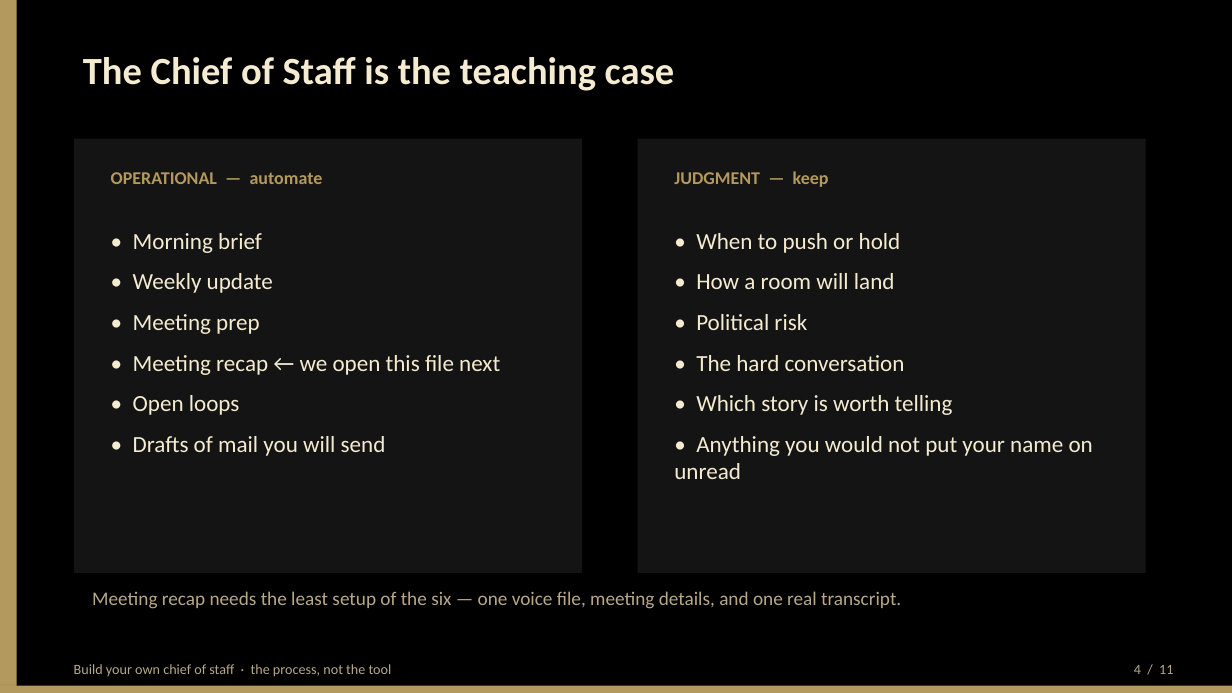
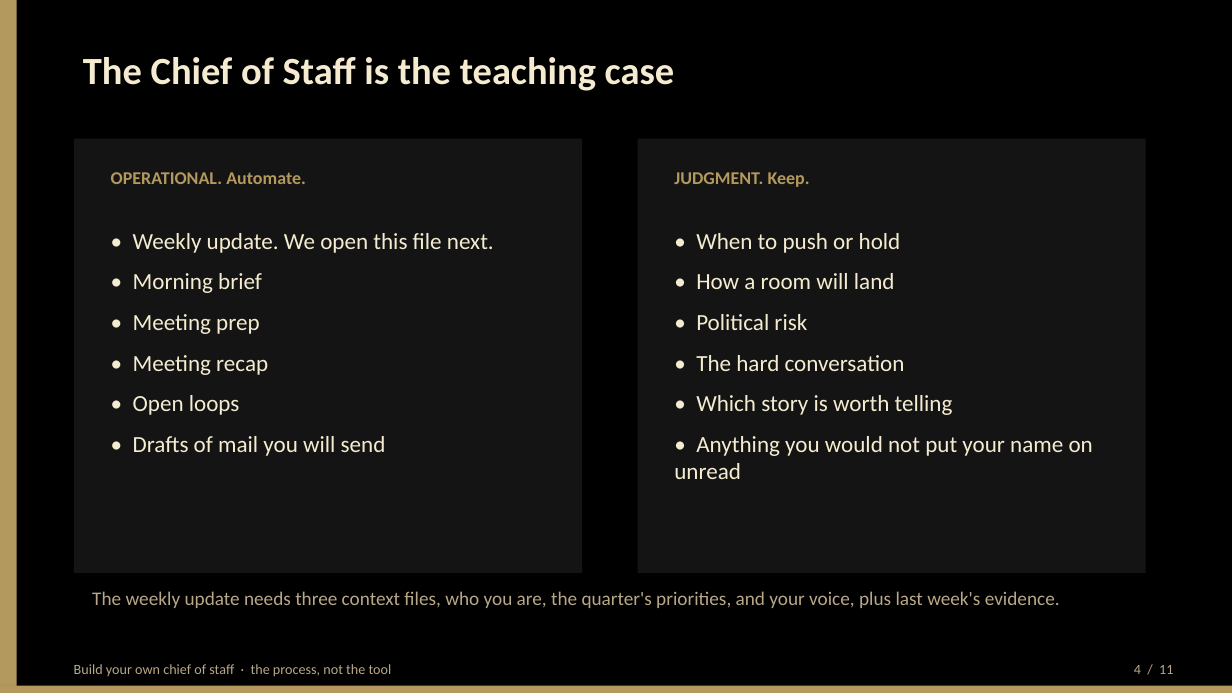
Before and after one commit to BittahCriminal/build-your-own-chief-of-staff, a slide deck: slide 4 of slides/building-your-own-chief-of-staff.pptx. Drawn at 1232x693 pixels with LibreOffice and Linux fonts; fonts in the diff are those of the drawing. Boxes give left, top, right and bottom in pixels: in the first picture for what was removed or moved away, otherwise in the second. Text is boxed around its words. In the diff, an @@ line names an element or a change of style, - is before the commit and + after.

```diff
--- a/slides/building-your-own-chief-of-staff.pptx
+++ b/slides/building-your-own-chief-of-staff.pptx
@@ text at [111, 172, 306, 184]: text changed @@
-OPERATIONAL — automate
+OPERATIONAL. Automate.
@@ text at [674, 172, 810, 187]: text changed @@
-JUDGMENT — keep
+JUDGMENT. Keep.
@@ text at [133, 233, 494, 253]: paragraph added @@
+• Weekly update. We open this file next.
@@ text at [133, 273, 273, 293]: paragraph removed @@
-• Weekly update
@@ text at [133, 355, 268, 375]: text changed @@
-• Meeting recap ← we open this file next
+• Meeting recap
@@ text at [92, 591, 1060, 608]: text changed @@
-Meeting recap needs the least setup of the six — one voice file, meeting details, and one real transcript.
+The weekly update needs three context files, who you are, the quarter's priorities, and your voice, plus last week's evidence.
```
Also in this commit, not shown: 10 other slides changed, 8 other files.
